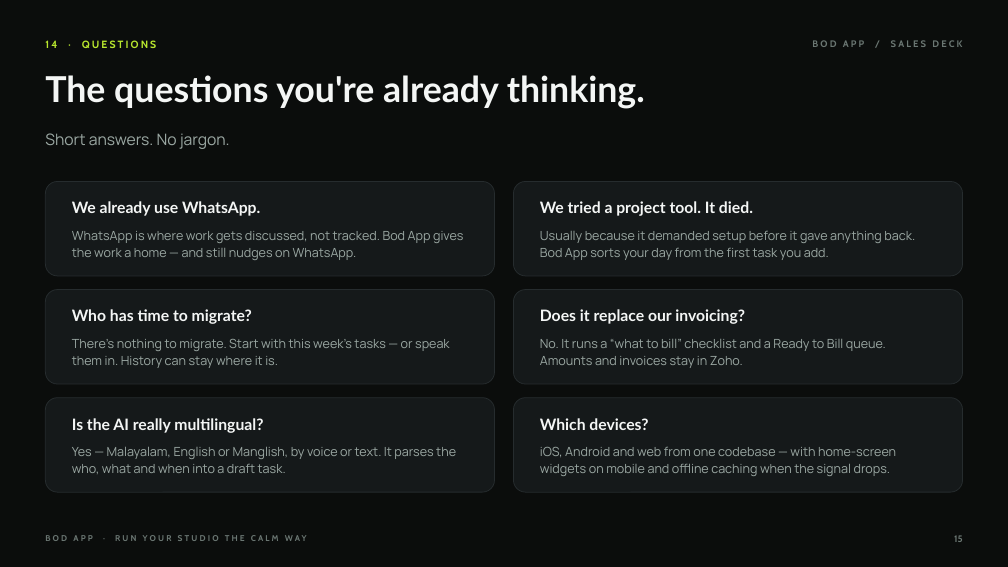
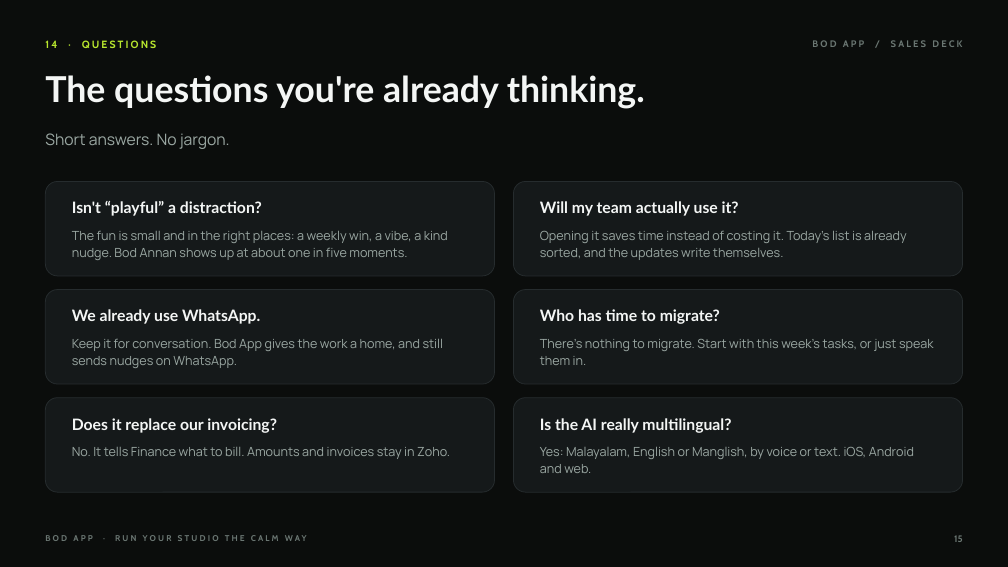
Before and after one commit to akmal-create/Claude-Works, a slide deck: slide 15 of bod-app-sales-deck/Bod-App-Sales-Deck.pptx. Drawn at 1008x567 pixels with LibreOffice and Linux fonts; fonts in the diff are those of the drawing. Boxes give left, top, right and bottom in pixels: in the first picture for what was removed or moved away, otherwise in the second. Text is boxed around its words. In the diff, an @@ line names an element or a change of style, - is before the commit and + after.

```diff
--- a/bod-app-sales-deck/Bod-App-Sales-Deck.pptx
+++ b/bod-app-sales-deck/Bod-App-Sales-Deck.pptx
@@ text at (72,201,262,216): text changed @@
-We already use WhatsApp.
+Isn't “playful” a distraction?
@@ text at (540,201,739,216): text changed @@
-We tried a project tool. It died.
+Will my team actually use it?
@@ text at (72,231,448,260): text changed @@
-WhatsApp is where work gets discussed, not tracked. Bod App gives the work a home — and still nudges on WhatsApp.
+The fun is small and in the right places: a weekly win, a vibe, a kind nudge. Bod Annan shows up at about one in five moments.
@@ text at (540,231,907,260): text changed @@
-Usually because it demanded setup before it gave anything back. Bod App sorts your day from the first task you add.
+Opening it saves time instead of costing it. Today's list is already sorted, and the updates write themselves.
@@ text at (72,309,260,324): text changed @@
-Who has time to migrate?
+We already use WhatsApp.
@@ text at (540,309,720,324): text changed @@
-Does it replace our invoicing?
+Who has time to migrate?
@@ text at (72,339,443,368): text changed @@
-There's nothing to migrate. Start with this week's tasks — or speak them in. History can stay where it is.
+Keep it for conversation. Bod App gives the work a home, and still sends nudges on WhatsApp.
@@ text at (540,339,934,365): text changed @@
-No. It runs a “what to bill” checklist and a Ready to Bill queue. Amounts and invoices stay in Zoho.
+There's nothing to migrate. Start with this week's tasks, or just speak them in.
@@ text at (72,418,277,433): text changed @@
-Is the AI really multilingual?
+Does it replace our invoicing?
@@ text at (540,418,731,433): text changed @@
-Which devices?
+Is the AI really multilingual?
@@ text at (72,447,450,459): text changed @@
-Yes — Malayalam, English or Manglish, by voice or text. It parses the who, what and when into a draft task.
+No. It tells Finance what to bill. Amounts and invoices stay in Zoho.
@@ text at (540,447,914,473): text changed @@
-iOS, Android and web from one codebase — with home-screen widgets on mobile and offline caching when the signal drops.
+Yes: Malayalam, English or Manglish, by voice or text. iOS, Android and web.
```
Also in this commit, not shown: 6 other slides changed, 7 slides added, 6 slides removed, 5 other files.
